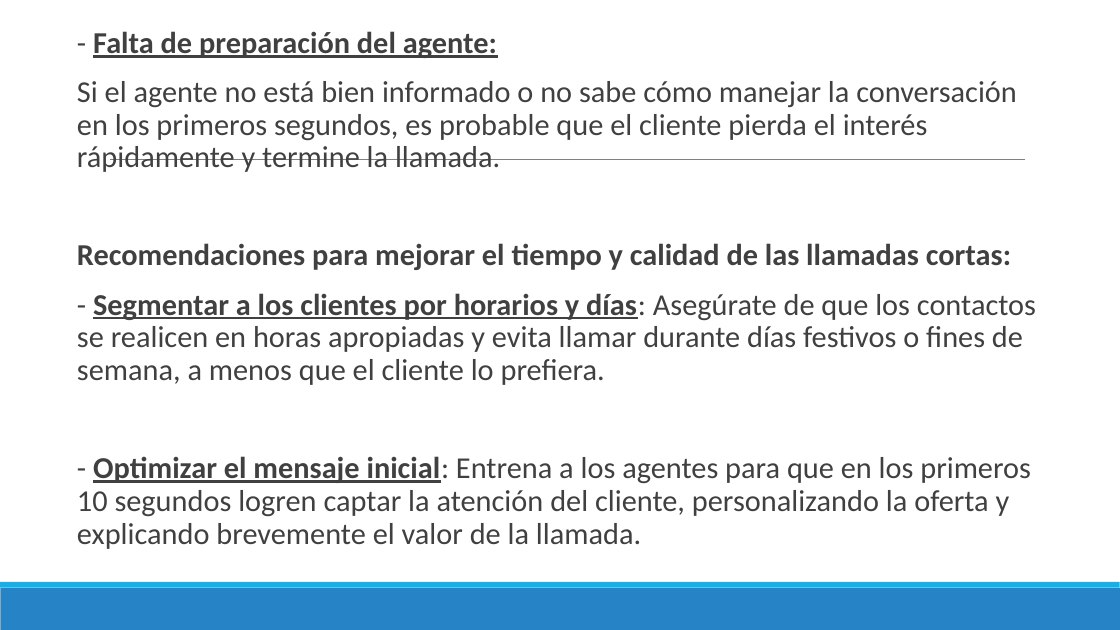
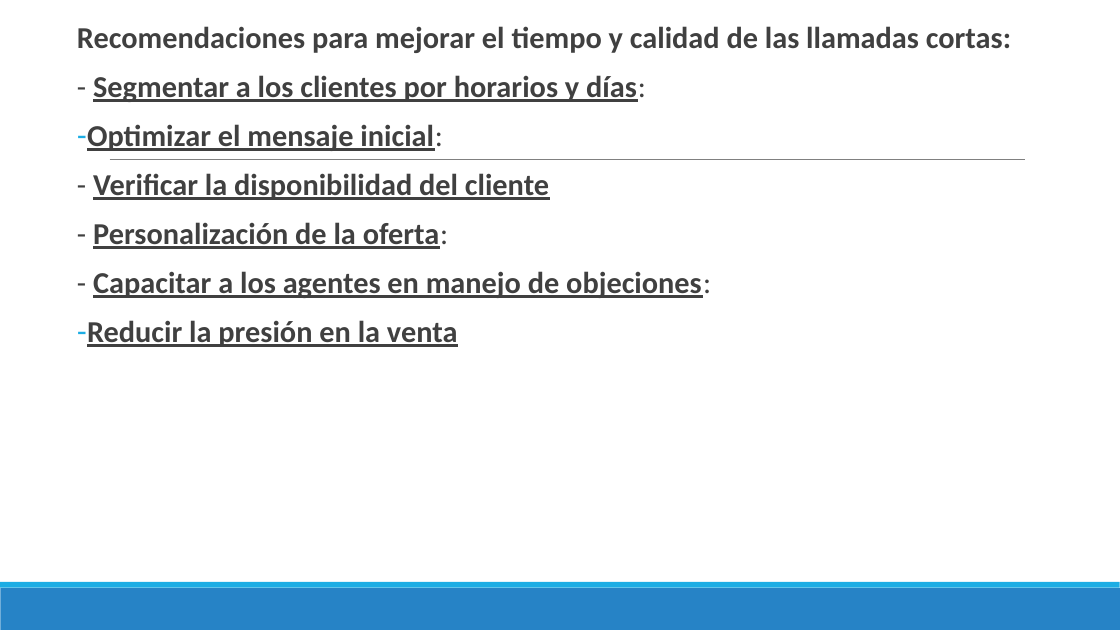
Before and after one commit to MarinaTorba/PersonalDataProrjects, a slide deck: slide 19 of Equip_B/results/Marketing/20241012_Borrador_desafiament_1_Marketing.pptx (slide 22 before the commit). Drawn at 1120x630 pixels with LibreOffice and Linux fonts; fonts in the diff are those of the drawing. Boxes give left, top, right and bottom in pixels: in the first picture for what was removed or moved away, otherwise in the second. Text is boxed around its words. In the diff, an @@ line names an element or a change of style, - is before the commit and + after.

```diff
--- a/Equip_B/results/Marketing/20241012_Borrador_desafiament_1_Marketing.pptx
+++ b/Equip_B/results/Marketing/20241012_Borrador_desafiament_1_Marketing.pptx
@@ text at bbox=[77, 31, 1017, 172]: paragraphs removed @@
-- Falta de preparación del agente:
-Si el agente no está bien informado o no sabe cómo manejar la conversación en los primeros segundos, es probable que el cliente pierda el interés rápidamente y termine la llamada.
@@ text at bbox=[87, 75, 711, 347]: text changed; bold on @@
-- Segmentar a los clientes por horarios y días: Asegúrate de que los contactos se realicen en horas apropiadas y evita llamar durante días festivos o fines de semana, a menos que el cliente lo prefiera.
-- Optimizar el mensaje inicial: Entrena a los agentes para que en los primeros 10 segundos logren captar la atención del cliente, personalizando la oferta y explicando brevemente el valor de la llamada.
+- Segmentar a los clientes por horarios y días:
+– Optimizar el mensaje inicial:
+- Verificar la disponibilidad del cliente
+- Personalización de la oferta:
+- Capacitar a los agentes en manejo de objeciones:
+– Reducir la presión en la venta
```
Also in this commit, not shown: 9 other slides changed, 8 slides removed, 1 other file.
